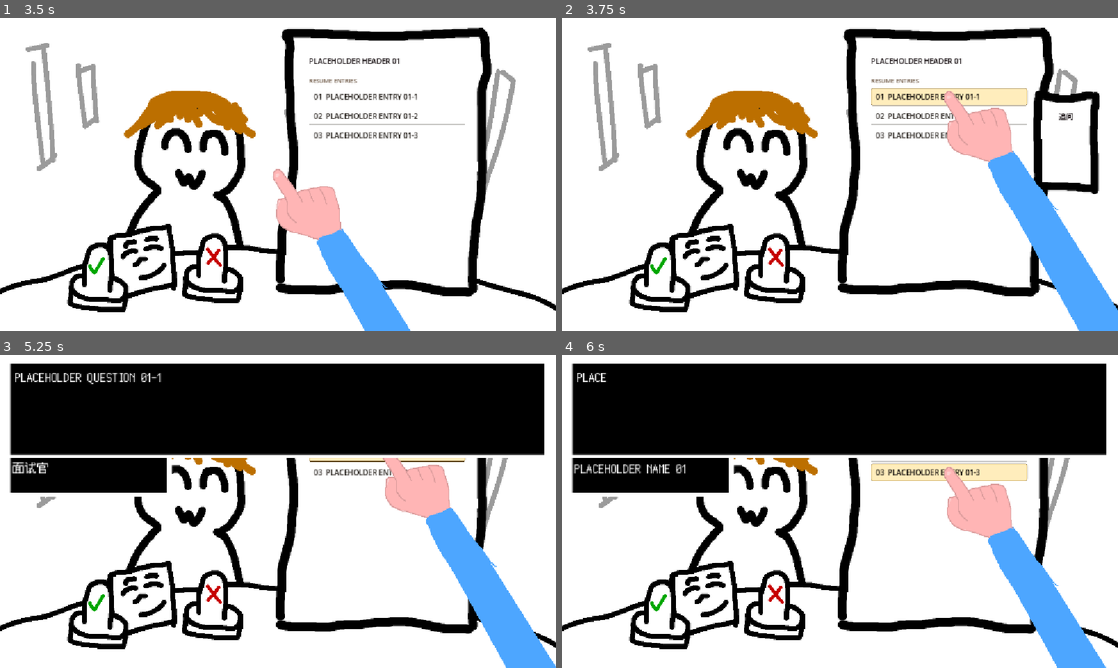
Above: before the commit, frames 1-4 (two rows, left to right).
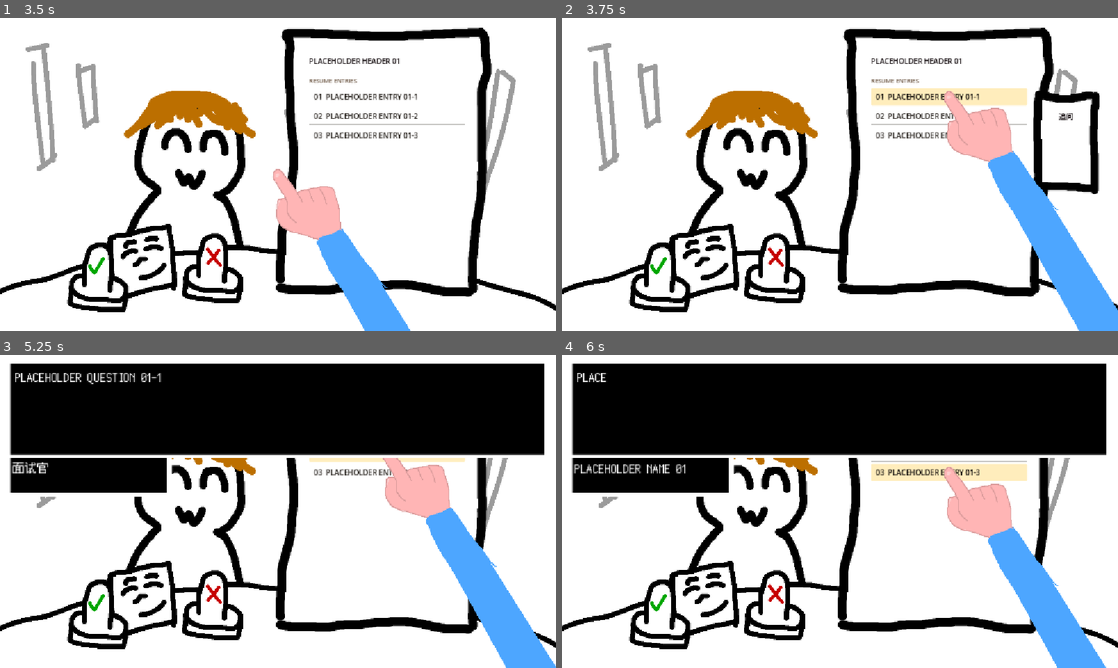
Above: after the commit, the same moments.

Repository: Dilute-l/projectYuusha
Game: Godot game, scene res://scenes/menu/main_menu.tscn
Two runs of this game, one before a commit and one after it. Both use one fixed random seed, a clock stepped at 60 frames per second and the inputs below.
Inputs (mouse positions are in pixels of both pictures, inside the frame that each line leads up to):
- Up to frame 1 (3.5 s): click "开始游戏" at 0.5 s; click (278, 174) at 1.25 s; click (278, 174) at 2 s; click (278, 174) at 2.75 s
- Up to frame 2 (3.75 s): click "01 PLACEHOLDER ENTRY 01-1" at 3.5 s
- Up to frame 3 (5.25 s): click "追问" at 4.25 s; click "02 PLACEHOLDER ENTRY 01-2" at 5 s
- Up to frame 4 (6 s): click "03 PLACEHOLDER ENTRY 01-3" at 5.75 s

Frame 1 is identical in both runs. In frame 2, 0.2% of the frame differs, in the area x 55-84%, y 22-29%; in frame 3, 0.1%; in frame 4, 0.3%, in the area x 55-84%, y 34-41%.

Commit message:
回忆功能 & UI 微调 & 根据面试同意与否初始化队伍选择

Diff:
--- a/autoload/event_bus.gd
+++ b/autoload/event_bus.gd
@@ -28,6 +28,13 @@
 
 ## 玩家追问了简历上的某一条目（entry_index 为该候选人 resume 的下标）
 signal resume_entry_asked(candidate_id: StringName, entry_index: int)
+
+## 玩家在组队阶段「回忆」了面试时问过的某一条目。
+##
+## 和 resume_entry_asked 分开而不是复用：按钮是同一个、弹的菜单也是同一个，
+## 但两个阶段要做的事完全不同（面试=真的追问，组队=重播当时那段），
+## 各发各的信号之后，收信号的人不必再自己判断「现在是不是那个阶段」。
+signal resume_entry_recalled(candidate_id: StringName, entry_index: int)
 
 ## 对某位候选人给出录用判定
 signal verdict_issued(candidate_id: StringName, passed: bool)
--- a/autoload/game_state.gd
+++ b/autoload/game_state.gd
@@ -19,6 +19,12 @@
 
 ## 本日通过者（面试阶段累计，组队阶段的候选池）
 var passed_ids: Array[StringName] = []
+
+## 本日**追问过**的条目：candidate_id -> Array[int]（简历里的条目下标）。
+##
+## 本日过程量，不入存档 —— 和 passed_ids 一样，读档后按种子重放即可得到。
+## 组队阶段的「回忆」靠它判断哪几条当时问过：问过的才能点，没问过的选项变灰。
+var asked_entries: Dictionary = {}
 
 ## 当日战报（BATTLE_REPORT 阶段的演出数据，本日过程量，不入存档）
 var battle_report: BattleReport = null
@@ -54,6 +60,7 @@
 	current_candidates = []
 	current_team = []
 	passed_ids = []
+	asked_entries = {}
 	battle_report = null
 	# 当日出场名单来自 data/days/day_XX.tres（§6.1「候选人出场（写死）」）
 	load_day_candidates(run_state.day)
@@ -71,6 +78,7 @@
 	current_candidates = []
 	current_team = []
 	passed_ids = []
+	asked_entries = {}
 	battle_report = null
 	# 当日名单不进存档（§7：只存运行时状态），按存档里的天数重新从 data/days/ 取
 	load_day_candidates(run_state.day)
@@ -83,6 +91,7 @@
 	current_candidates = []
 	current_team = []
 	passed_ids = []
+	asked_entries = {}
 	battle_report = null
 
 # ---------------------------------------------------------------------------
@@ -129,6 +138,7 @@
 	current_candidates = []
 	current_team = []
 	passed_ids = []
+	asked_entries = {}
 	battle_report = null
 	# 换天即换名单：新的一天出场哪几个人由 data/days/day_XX.tres 决定
 	load_day_candidates(run_state.day)
@@ -209,6 +219,40 @@
 	var ids: Array[StringName] = []
 	ids.assign(passed_ids)
 	return ids
+
+
+# ---------------------------------------------------------------------------
+# 追问记录（本日过程量，不入存档）
+# ---------------------------------------------------------------------------
+
+
+## 记下「这一条被追问过了」。组队阶段的「回忆」靠它判断哪几条能点。
+##
+## 由 interview.gd 在**追问真的播出去之后**调用 —— 没播成的（json 缺失 / 阶段不对）
+## 不算问过，组队时那一条就该是灰的。
+func record_entry_asked(candidate_id: StringName, entry_index: int) -> void:
+	if candidate_id == &"" or entry_index < 0:
+		return
+	var indices: Array = asked_entries.get(candidate_id, [])
+	if indices.has(entry_index):
+		return
+	indices.append(entry_index)
+	asked_entries[candidate_id] = indices
+
+
+## 这一条当时问过没有
+func has_asked_entry(candidate_id: StringName, entry_index: int) -> bool:
+	var indices: Array = asked_entries.get(candidate_id, [])
+	return indices.has(entry_index)
+
+
+## 某位候选人当时问过的条目下标（升序；没问过返回空数组）
+func get_asked_entries(candidate_id: StringName) -> Array[int]:
+	var result: Array[int] = []
+	for index in asked_entries.get(candidate_id, []):
+		result.append(int(index))
+	result.sort()
+	return result
 
 # ---------------------------------------------------------------------------
 # 剧情 flag
--- a/data/dialogue.json
+++ b/data/dialogue.json
@@ -67,5 +67,8 @@
   ],
 	"team_not_full":[
 	{ "speaker_name": "面试官", "text": "队伍还没有组满……\n如果一定要就这样出发的话，就再点一次按钮吧。" }
+  ],
+	"team_over":[
+	{ "speaker_name": "面试官", "text": "带的人比名额多，这样是出不了门的。\n先从名单上划掉几位吧。" }
   ]
 }
--- a/scenes/common/typer.gd
+++ b/scenes/common/typer.gd
@@ -400,6 +400,18 @@
 	# 以及这一段的静音字符集合（动作语法 SILENT_CHAR）。
 	_silent_chars = _segment_silents.get(chosen, DEFAULT_SILENT_CHARS)
 	return true
+
+
+## 往**当前已装入**的那段对话后面追加一行（只影响这一次播放，不改任何文件）。
+##
+## 给「同一段对话，换个场合要多说一句」用：组队阶段的「回忆」就是
+## 「当时那份追问 json + 面试官一句自言自语」（见 team_builder.gd）。
+##
+## 行的字段与 JSON 里的行一致（speaker_name / text），所以追加进来的这一句
+## 与文件里那几句待遇完全相同：一样逐字显示、一样点一下才翻页。
+## 要在 load_dialogue() / load_dialogue_from() **之后**、play() **之前**调用。
+func append_line(speaker_name: String, text: String) -> void:
+	lines.append({ "speaker_name": speaker_name, "text": text })
 
 
 ## 复制一份行数组（保持 Array[Dictionary] 类型，元素为不可变字典，浅拷贝即可）
--- a/scenes/day/interview/interview.gd
+++ b/scenes/day/interview/interview.gd
@@ -211,6 +211,9 @@
 	# 一份 json = 一条追问的一段对话，所以 id 留空（取文件里的第一段）
 	if not _dialoguer.typer.load_dialogue_from(ask_path):
 		return
+	# 播成功才算「问过」：组队阶段的「回忆」照这份记录判断哪几条能点
+	# （阶段不对 / json 缺失都不该让那一条在组队时亮起来）。
+	GameState.record_entry_asked(candidate.id, entry_index)
 	_dialoguer.play()
 
 
--- a/scenes/day/interview/resume/resume.gd
+++ b/scenes/day/interview/resume/resume.gd
@@ -29,12 +29,19 @@
 ## 当前铺在纸上的那位候选人；null = 纸是空的
 var _candidate: CandidateResource = null
 
-## 点词条时是否弹出「追问」菜单。
-##
-## interview 里要弹（追问是面试的核心玩法）；team_builder 复用同一张简历，
-## 那边只是「翻一下看看」，不该冒出追问入口 —— 由调用方关掉（见 team_builder.gd）。
-## 默认 true = 保持 interview 现有的行为，谁要关谁自己关。
-@export var token_menu_enabled: bool = true
+## 点词条时弹出的菜单形态。
+##
+## 同一张简历被两个阶段共用，但「点词条」这件事在两边的意思是不同的：
+## 面试里是去**问**（追问），组队里是去**回顾**（回忆当时的追问）。
+## 所以形态由调用方声明，本控件照着摆 —— interview 保持默认，team_builder 改成 RECALL。
+enum EntryMenu {
+	HIDDEN,   ## 不弹菜单（拿去做纯展示时）
+	ASK,      ## 「追问」：每条都能问
+	RECALL,   ## 「回忆」：只有面试时**问过**的条目能点，没问过的置灰
+}
+
+## 点词条时弹什么菜单。默认 ASK = 保持面试现有的行为。
+@export var entry_menu: EntryMenu = EntryMenu.ASK
 
 
 func _ready() -> void:
@@ -137,38 +144,63 @@
 
 
 ## 点了某一条词条 → 在它旁边弹出菜单（§6.2 的第一步）。
-## 菜单里那个「追问」的后续见 _on_ask_requested。
+##
+## 摆出来的样子由 entry_menu 决定：面试是「追问」，组队是「回忆」（没问过的置灰）。
 func _on_token_selected(entry_index: int) -> void:
-	# 关掉追问入口的场合（team_builder）：点词条什么也不发生。
-	# 词条本身仍然可点、悬停高亮照旧，只是不弹菜单。
-	if not token_menu_enabled:
+	if entry_menu == EntryMenu.HIDDEN:
 		return
 	var token := _token_list.get_child(entry_index) as Control
 	if token == null or not token.visible:
 		return
-	_token_menu.open_for(token, entry_index)
-
-
-## 点了菜单里的「追问」→ 把「哪位候选人 + 第几条」广播出去（§5 的 resume_entry_asked）。
-##
-## 本控件**不播对话**：简历只负责显示与抛事件，台词由 interview.gd 去播。
-## 这不是洁癖 —— `resume.tscn` 在 `team_builder.tscn` 里也被复用（组队时要翻简历），
-## 那边根本没有 Dialoguer，所以这里不能去 `get_node("../Dialoguer")`。
+	# 文案与可用性都在这里定：菜单自己不知道现在是哪个阶段（它只是个控件）。
+	_token_menu.set_option_text(_option_text())
+	_token_menu.open_for(token, entry_index, _option_enabled(entry_index))
+
+
+## 菜单里那个选项当前该显示什么字
+func _option_text() -> String:
+	if entry_menu == EntryMenu.RECALL:
+		return "回忆"
+	return ResumeTokenMenu.DEFAULT_OPTION_TEXT
+
+
+## 这一条现在能不能点。
+##
+## 面试阶段都能问；组队阶段只有**当时真的问过**的才谈得上回忆 ——
+## 「问过没有」问 GameState（§2：运行时状态一律走 GameState，不写进 ResumeEntry，
+## 那是个被多个候选人共用的资源，往里写运行时状态会串味）。
+func _option_enabled(entry_index: int) -> bool:
+	if entry_menu != EntryMenu.RECALL:
+		return true
+	if _candidate == null:
+		return false
+	return GameState.has_asked_entry(_candidate.id, entry_index)
+
+
+## 选项被点。
+##
+## 本控件**不播对话**：简历只负责显示与抛事件，台词由所在阶段去播
+## （interview.gd 真的去问 / team_builder.gd 重播当时那段）。
+## 这不是洁癖 —— `resume.tscn` 在两个场景里被复用，team_builder 那边
+## 就算有 Dialoguer，播的也不是同一段东西，所以这里不能自己决定播什么。
 func _on_ask_requested(entry_index: int) -> void:
-	# 入口关掉时这里也不该有动作：菜单虽然弹不出来，但别留后门
-	if not token_menu_enabled:
+	if entry_menu == EntryMenu.HIDDEN:
 		return
 	# 先收菜单：菜单只有巴掌大，留着会和对话框叠在一起
 	_token_menu.close()
 
 	if _candidate == null:
-		push_warning("[Resume] 纸上没有候选人，追问无处可问")
+		push_warning("[Resume] 纸上没有候选人，这条无从问起")
 		return
 	if entry_index < 0 or entry_index >= _candidate.resume.size():
-		push_warning("[Resume] 追问的条目下标越界：%d（共 %d 条）" % [
+		push_warning("[Resume] 条目下标越界：%d（共 %d 条）" % [
 			entry_index, _candidate.resume.size()])
 		return
-	EventBus.resume_entry_asked.emit(_candidate.id, entry_index)
+	# 同一个按钮，两个阶段发两个信号：收信号的人不必再自己判断现在是哪个阶段。
+	if entry_menu == EntryMenu.RECALL:
+		EventBus.resume_entry_recalled.emit(_candidate.id, entry_index)
+	else:
+		EventBus.resume_entry_asked.emit(_candidate.id, entry_index)
 
 
 ## 菜单开着的时候：点菜单外面 = 收起，Esc = 收起。
--- a/scenes/day/interview/resume/resume_token_menu.gd
+++ b/scenes/day/interview/resume/resume_token_menu.gd
@@ -1,11 +1,13 @@
 class_name ResumeTokenMenu
 extends Control
 
-## 点开某一条简历词条后弹出的小菜单（ARCHITECTURE.md §4 / §6.2）。
+## 点开某一条简历词条后弹出的小菜单（ARCHITECTURE.md §4 / §6.2 / §10.7）。
 ##
-## 现在里面**只有一个「追问」按钮**：点了由 resume.gd 订阅后广播
-## `EventBus.resume_entry_asked`，真正的台词交给 interview.gd 从那一条的
-## 追问 json 里播（§10.7）。
+## 现在里面**只有一个选项按钮**：面试阶段它是「追问」，组队阶段它是「回忆」——
+## 文案由调用方设（`set_option_text()`），点下去抛的都是 `ask_requested`；
+## 「这一下到底是去问还是去回忆」由 resume.gd 按自己的模式分流
+## （见 resume.gd 的 `entry_menu` / `_on_ask_requested()`）。
+## 没问过的条目传 `enabled = false` 进来，按钮变灰且点不动。
 ##
 ## ── 画布适配 ─────────────────────────────────────────────────────────────
 ## 1) 面板**按纹理原生尺寸摆，不拉伸**。手绘边框拉变形会很难看；窗口缩放这件事
@@ -17,8 +19,11 @@
 ##    所以这条路径平时不会触发；但 tools/smoke_resume_menu.gd 用 SubViewport
 ##    自己造不同尺寸的画布，靠的就是它 —— 别删。
 
-## 「追问」被点击，由 resume.gd 订阅后广播 resume_entry_asked（§10.7）。
+## 选项按钮被点击（语义由 resume.gd 的 entry_menu 决定：追问 or 回忆）。
 signal ask_requested(entry_index: int)
+
+## 选项按钮的默认文案。面试阶段就是它；组队阶段会被 set_option_text() 改成「回忆」。
+const DEFAULT_OPTION_TEXT: String = "追问"
 
 ## 面板纹理的原生尺寸。换图要连下面 CONTENT_* 四个常量一起重新对
 ## （_ready() 里对不上会 push_warning）。
@@ -64,10 +69,22 @@
 			tex.get_size(), PANEL_SIZE])
 
 
-## 打开菜单并摆到 anchor（被点的那条词条）旁边
-func open_for(anchor: Control, index: int) -> void:
+## 换选项按钮的文案（面试 = 「追问」，组队 = 「回忆」）。入树前后调用都可以。
+func set_option_text(text: String) -> void:
+	if _ask_button == null:
+		return
+	_ask_button.text = text
+
+
+## 打开菜单并摆到 anchor（被点的那条词条）旁边。
+##
+## `enabled = false` 时选项变灰且点不动 —— 用于「这一条当时根本没问过，没什么可回忆的」。
+## 菜单**照常弹出来**（而不是干脆不弹）：玩家至少能看到「哦，这条我没问」。
+func open_for(anchor: Control, index: int, enabled: bool = true) -> void:
 	_anchor = anchor
 	entry_index = index
+	if _ask_button != null:
+		_ask_button.disabled = not enabled
 	visible = true
 	_reposition()
 
@@ -101,5 +118,8 @@
 
 
 func _on_ask_pressed() -> void:
+	# 置灰是**看得见**的那一层；这里再挡一次，免得将来有人绕过 disabled 直接 emit。
+	if _ask_button != null and _ask_button.disabled:
+		return
 	# 本控件只抛信号：收菜单、找 json、播对话都在订阅方（见 §10.7）。
 	ask_requested.emit(entry_index)
--- a/scenes/day/interview/resume/resume_token_menu.tscn
+++ b/scenes/day/interview/resume/resume_token_menu.tscn
@@ -48,8 +48,10 @@
 theme_override_colors/font_color = Color(0.09, 0.06, 0.07, 1)
 theme_override_colors/font_pressed_color = Color(0.09, 0.06, 0.07, 1)
 theme_override_colors/font_hover_color = Color(0.05, 0.04, 0.03, 1)
+theme_override_colors/font_disabled_color = Color(0.55, 0.52, 0.48, 1)
 theme_override_font_sizes/font_size = 15
 theme_override_styles/normal = ExtResource("3_norm")
 theme_override_styles/pressed = ExtResource("3_norm")
 theme_override_styles/hover = ExtResource("4_hover")
+theme_override_styles/disabled = ExtResource("3_norm")
 text = "追问"
--- a/scenes/day/team_builder/team_builder.gd
+++ b/scenes/day/team_builder/team_builder.gd
@@ -13,8 +13,10 @@
 ##   左键   → 在 GameState.current_team 里加上这一位；再点一次 = 从名单里去掉（撤销）
 ##   名额   → 能不能加由 scripts/core/team/team_validator.gd 判定（§0：规则不在表现层）
 ##
-## 「谁被录用了」是 GameState 的状态，不是 UI 的状态：本脚本只负责把名单同步给界面，
-## 以及把界面的两个信号翻译成状态变更。§6 那些数值 / 相性规则一条都不在这里。
+## 另外两件事（§12 / §10.7）：
+##
+##   初始名单 → 面试阶段选了「录用」的人**一开始就标好**（见 _seed_team_from_verdicts）
+##   回忆     → 点简历词条弹「回忆」：重播当时那段追问 + 面试官一句自言自语
 
 var _phase: int = DayPhase.Phase.DAY_BRIEFING
 
@@ -23,6 +25,12 @@
 @onready var _ui: TeamBuilderUI = get_node_or_null("TeamBuilderUI") as TeamBuilderUI
 @onready var _resume: Resume = get_node_or_null("Resume") as Resume
 @onready var _dialoguer: Dialoguer = get_node_or_null("Dialoguer") as Dialoguer
+
+## 「回忆」最后追加的那句自言自语。
+## 这是**场外补充**，不属于任何候选人、也不在 data/asks/ 那几份 json 里 ——
+## 那几份是「当时真的说了什么」，这一句是现在回头看时面试官的感慨，两回事。
+const RECALL_TAIL_SPEAKER: String = "面试官"
+const RECALL_TAIL_TEXT: String = "当时好像是这样追问的。"
 
 ## 「队伍没满，真的要走吗？」已经问过一次了 —— 再点一次就出发。
 ##
@@ -53,12 +61,19 @@
 	elif GameState.current_candidates.is_empty():
 		GameState.load_day_candidates()
 
-	# 这里是「翻简历」，不是「面试」：resume.tscn 被复用过来，但点词条不该冒出
-	# 「追问」菜单 —— 追问是面试阶段才有的动作（见 resume.gd 的 token_menu_enabled）。
-	# 也可以改成在 team_builder.tscn 的 Resume 实例上覆盖这个 export，写在代码里更不容易漏。
+	# 这里是「翻简历」，不是「面试」，但词条照样能点开菜单 —— 只是里面那一项
+	# 从「追问」变成「回忆」：重播面试时问过的那一条（没问过的置灰）。
+	# 见 resume.gd 的 entry_menu。
 	if _resume != null:
-		_resume.token_menu_enabled = false
-
+		_resume.entry_menu = Resume.EntryMenu.RECALL
+
+	# 接上「回忆」：点词条 → 菜单 → 回忆（resume.gd 广播，见 _on_resume_entry_recalled）
+	if not EventBus.resume_entry_recalled.is_connected(_on_resume_entry_recalled):
+		EventBus.resume_entry_recalled.connect(_on_resume_entry_recalled)
+
+	# **先播种再接线**：_wire_ui() 结尾会把队伍推给界面（_push_team_to_ui），
+	# 顺序反了的话界面拿到的还是空名单，玩家会看到一个「没人被录用」的组队界面。
+	_seed_team_from_verdicts()
 	_wire_ui()
 	_refresh()
 
@@ -103,6 +118,68 @@
 		return
 	_resume.set_candidate(null)
 	_resume.visible = false
+
+
+# ---------------------------------------------------------------------------
+# 初始名单：面试阶段选了「录用」的人
+# ---------------------------------------------------------------------------
+
+
+## 把面试阶段的通过者直接带进今天的队伍（§12）。
+##
+## 组队阶段要做的是「从通过者里调整出最终名额」，而不是让玩家凭记忆再点一遍 ——
+## 面试时按下的那个「录用」就是玩家的第一次筛选，这里把它接着用。
+##
+## 通过者可能**比名额多**：这时界面会把他们全标上，玩家去掉几位才能出发
+## （见 _on_confirm_pressed 的超员拦截）。这是有意的 —— 该由玩家决定留下谁。
+func _seed_team_from_verdicts() -> void:
+	# 已经有队伍就别覆盖：换阶段回来 / F6 重进不该把玩家刚调整好的名单冲掉
+	if not GameState.get_current_team().is_empty():
+		return
+	var passed := GameState.get_passed_ids()
+	if passed.is_empty():
+		return
+	GameState.set_current_team(passed)
+
+
+# ---------------------------------------------------------------------------
+# 回忆：重播面试时问过的那一条（§10.7）
+# ---------------------------------------------------------------------------
+
+
+## 玩家在组队阶段点了某一条的「回忆」。
+##
+## 播的内容 = **当时那份追问 json** + 面试官一句自言自语。
+## 追加那句走 Typer.append_line()：它只影响这一次播放，不动任何文件 ——
+## data/asks/ 那几份 json 里存的永远是「面试当时真正播的东西」。
+##
+## 这里**不校验「问过没有」**：菜单那层已经置灰了（resume.gd 的 _option_enabled），
+## 但万一有人绕过它发了信号，GameState 里没有记录就干脆不播，比播错强。
+func _on_resume_entry_recalled(candidate_id: StringName, entry_index: int) -> void:
+	if not GameState.has_asked_entry(candidate_id, entry_index):
+		push_warning("[TeamBuilder] %s 的第 %d 条没有追问记录，不播回忆" % [candidate_id, entry_index])
+		return
+	if _dialoguer == null:
+		push_error("[TeamBuilder] 找不到 Dialoguer，无法播出回忆")
+		return
+
+	var candidate := GameState.get_candidate(candidate_id)
+	if candidate == null or entry_index >= candidate.resume.size():
+		push_warning("[TeamBuilder] 回忆的条目找不到：%s[%d]" % [candidate_id, entry_index])
+		return
+	var entry: ResumeEntry = candidate.resume[entry_index]
+	if entry == null or entry.ask_path.strip_edges().is_empty():
+		push_warning("[TeamBuilder] 第 %d 条没有 ask_path，没有可回忆的内容" % entry_index)
+		return
+	if not FileAccess.file_exists(entry.ask_path):
+		push_error("[TeamBuilder] 追问 json 不存在：%s" % entry.ask_path)
+		return
+
+	# 一份 json = 一条追问，所以 id 留空（取文件里的第一段）
+	if not _dialoguer.typer.load_dialogue_from(entry.ask_path):
+		return
+	_dialoguer.typer.append_line(RECALL_TAIL_SPEAKER, RECALL_TAIL_TEXT)
+	_dialoguer.play()
 
 
 # ---------------------------------------------------------------------------
@@ -171,19 +248,31 @@
 
 ## 玩家点了「组队完成」。
 ##
+##   队伍**超员**   → 拦住，播 team_over 提示先减人（**不是**提醒一次就放行）
 ##   队伍**已满**   → 立刻出发
 ##   队伍**没满**   → 先播 team_not_full 提醒，**再点一次**才出发（同主菜单退出按钮）
 ##   当天没有名额数据 → 也直接出发（数据没填是开发期问题，不该变成玩家的疑问）
 ##
-## 注意第二下的实际路径：提醒对话开着时，Dialoguer 会吃掉左键（dialoguer.gd 的 _input），
+## 注意「没满」那条第二下的实际路径：提醒对话开着时，Dialoguer 会吃掉左键（dialoguer.gd 的 _input），
 ## 所以玩家得先把这段对话点完收起来，那一下才会真的落到按钮上 —— 主菜单的退出按钮同理。
 func _on_confirm_pressed() -> void:
+	var slots := _today_slots()
+	var team := GameState.get_current_team()
+
+	# 超员是**硬拦**：多带的人没有名额，怎么点都出不去。
+	# 为什么会超：面试录用的比名额多时，一进组队就是超员状态（见 _seed_team_from_verdicts）。
+	if TeamValidator.is_over(team, slots):
+		_cancel_incomplete_confirm()
+		if not _play_dialogue("team_over"):
+			# 提示文案缺失也不能放行 —— 否则「超员」这个状态就白设了
+			push_warning("[TeamBuilder] 队伍超出名额 %d/%d，且 team_over 播不出来" % [team.size(), slots])
+		return
+
 	if _confirming_incomplete:
 		_depart()
 		return
 
-	var slots := _today_slots()
-	if not TeamValidator.has_quota(slots) or _is_team_full():
+	if not TeamValidator.has_quota(slots) or TeamValidator.is_full(team, slots):
 		_depart()
 		return
 
@@ -192,11 +281,6 @@
 		# 提醒文案缺失 / 没有对话框 —— 不能因此把玩家卡在这里
 		push_warning("[TeamBuilder] team_not_full 播不出来，直接出发")
 		_depart()
-
-
-## 今日队伍是否已满。判定在 TeamValidator（§0），这里只负责把数据凑齐。
-func _is_team_full() -> bool:
-	return TeamValidator.is_full(GameState.get_current_team(), _today_slots())
 
 
 ## 真的出发：报告本阶段结束，换阶段 / 换天 / 进结局由 day_loop 问 DayDirector 决定。
--- a/scripts/core/team/team_validator.gd
+++ b/scripts/core/team/team_validator.gd
@@ -38,6 +38,17 @@
 	return maxi(slots - team_ids.size(), 0)
 
 
+## **超出**名额了没有。比 is_full() 严格一格：刚好满（size == slots）不算超。
+##
+## 为什么会超：面试阶段「录用」的人可能比今天的名额多 —— 组队界面一开始就把他们
+## 全标上（§12 的「先带进来再调整」），于是开局就可能是超员状态。
+## 超员不是「提醒一下」而是**硬拦**：多带的人没有名额，不能就这么出发。
+static func is_over(team_ids: Array[StringName], slots: int) -> bool:
+	if not has_quota(slots):
+		return false
+	return team_ids.size() > slots
+
+
 ## 能不能把 candidate_id 加进这一队。
 ## 返回 { "ok": bool, "reason": StringName }，reason 取上面那四个常量。
 ##
--- a/tools/smoke_interview_ask.gd
+++ b/tools/smoke_interview_ask.gd
@@ -154,6 +154,12 @@
 	var name_label: Label = dialoguer.get_node_or_null("Name")
 	_check(name_label != null and name_label.text == "面试官", "说话人 Label 显示「面试官」")
 
+	# 播成功 = 这一条「问过了」：组队阶段的「回忆」就是照这份记录判断哪几条能点
+	_check(GameState.has_asked_entry(candidate.id, 0), "追问成功后记下了「这一条问过」")
+	_check(GameState.get_asked_entries(candidate.id) == [0],
+			"记录里是第 0 条（实际 %s）" % str(GameState.get_asked_entries(candidate.id)))
+	_check(not GameState.has_asked_entry(candidate.id, 1), "没问过的第 1 条仍然没有记录")
+
 	# ---- 点一下：本行显示完 ----
 	typer.skip_line()
 	await _settle()
@@ -219,7 +225,9 @@
 	_check(not dialoguer.visible, "越界的条目下标被忽略")
 
 	# ---- 档案忘配 ask_path：要拦住，而且不能拿上一份 json 顶包 ----
+	# 同时确认**没播成的追问不算「问过」** —— 否则组队里那条会亮起来，点开却什么也没有。
 	var saved := entry0.ask_path
+	var asked_before := GameState.get_asked_entries(candidate.id)
 	entry0.ask_path = ""
 	dialoguer.visible = false
 	EventBus.resume_entry_asked.emit(candidate.id, 0)
@@ -229,6 +237,8 @@
 	EventBus.resume_entry_asked.emit(candidate.id, 0)
 	await _settle()
 	_check(not dialoguer.visible, "ask_path 指向不存在的文件 → 不播")
+	_check(GameState.get_asked_entries(candidate.id) == asked_before,
+			"没播成的追问不记「问过」（记录仍是 %s）" % str(asked_before))
 	entry0.ask_path = saved
 
 
--- a/tools/smoke_team_builder.gd
+++ b/tools/smoke_team_builder.gd
@@ -252,6 +252,188 @@
 	# ---- 单条条目也能自己用（F6 / 复用） ----
 	_check(entries[0].name == "CandidateEntry1", "条目按顺序命名（%s）" % entries[0].name)
 
+	# 前面那两个实例先撤掉：下面要**重开一局**，留着它们会让两个 TeamBuilder
+	# 同时挂在新一天的信号上（同一次「回忆」被播两遍）。
+	builder.queue_free()
+	interview.queue_free()
+	await _settle()
+
+	# ---- 4~7. 新一天：初始名单 / 回忆 / 超员拦截 / 悬停样式 ----
+	await _check_new_day(vp)
+
+	# ---- 悬停高亮：只剩一个淡黄色矩形，没有描边 ----
+	_check_hover_style()
+
+
+## 新一天的玩法（§12 / §10.7）：初始名单、回忆、超员拦截。
+func _check_new_day(vp: SubViewport) -> void:
+	GameState.start_new_run(20261011)
+	GameState.set_phase(DayPhase.Phase.TEAM_BUILD)
+	var candidates := GameState.current_candidates
+	_check(candidates.size() >= 2, "重开一局后名单至少 2 位（实际 %d）" % candidates.size())
+	if candidates.size() < 2:
+		return
+
+	# 面试阶段：录用第 1 位、拒绝第 2 位
+	GameState.issue_verdict(candidates[0].id, true)
+	GameState.issue_verdict(candidates[1].id, false)
+
+	var builder := TEAM_BUILDER_SCENE.instantiate()
+	vp.add_child(builder)
+	await _settle()
+
+	var ui: TeamBuilderUI = builder.get_node_or_null("TeamBuilderUI")
+	var resume: Resume = builder.get_node_or_null("Resume")
+	_check(ui != null and resume != null, "新一天的组队场景里有 UI 与简历")
+	if ui == null or resume == null:
+		return
+
+	# ---- 4. 初始名单 = 面试阶段「录用」的人 ----
+	var team := GameState.get_current_team()
+	_check(team.size() == 1 and team[0] == candidates[0].id,
+			"开场队伍 = 面试录用的人（实际 %s）" % str(team))
+	var entries := ui.entries()
+	_check(entries[0].is_hired(), "被录用的那位一开始就画着标记")
+	_check(not entries[1].is_hired(), "被拒的那位没有标记")
+	_check(ui.hired_count() == 1, "hired_count() = 1（实际 %d）" % ui.hired_count())
+
+	# ---- 5. 回忆 ----
+	await _check_recall(builder, resume, entries, candidates)
+
+	# ---- 6. 超员：拦住，不让出发 ----
+	await _check_over_quota_guard(builder, candidates)
+
+
+## 回忆：菜单文案变「回忆」，没问过的置灰，问过的重播当时那段 + 一句自言自语。
+func _check_recall(
+	builder: Node,
+	resume: Resume,
+	entries: Array[CandidateEntry],
+	candidates: Array[CandidateResource]
+) -> void:
+	var list: VBoxContainer = resume.get_node("Paper/Rows/TokenList")
+	var menu: ResumeTokenMenu = resume.get_node("TokenMenu")
+	var dialoguer: Dialoguer = builder.get_node_or_null("Dialoguer")
+	_check(resume.entry_menu == Resume.EntryMenu.RECALL, "组队里的简历是「回忆」模式")
+	_check(menu != null and dialoguer != null, "组队场景里有词条菜单与对话框")
+	if menu == null or dialoguer == null:
+		return
+
+	var ask: Button = menu.get_node("Options/OptionList/AskButton")
+	entries[0].mouse_entered.emit()
+	await _settle()
+	_check(resume.get_candidate() == candidates[0], "悬停后简历铺的是这一位")
+
+	var token: Control = list.get_child(0)
+	token.emit_signal("pressed")
+	await _settle()
+	_check(menu.is_open(), "组队里点词条 → 菜单照样打开")
+	_check(ask.text == "回忆", "选项文案是「回忆」（实际「%s」）" % ask.text)
+
+	# 这一条没问过 → 置灰
+	_check(not GameState.has_asked_entry(candidates[0].id, 0), "前提：这一条还没问过")
+	_check(ask.disabled, "没问过的条目，选项是灰的")
+	var recalled: Array = []
+	var spy := func(cid: StringName, i: int) -> void: recalled.append([cid, i])
+	EventBus.resume_entry_recalled.connect(spy)
+	ask.pressed.emit()
+	await _settle()
+	_check(recalled.is_empty(), "置灰的选项点了也没反应")
+
+	# 面试时问过这一条 → 亮起来
+	GameState.record_entry_asked(candidates[0].id, 0)
+	token.emit_signal("pressed")
+	await _settle()
+	_check(not ask.disabled, "问过的条目，选项可以点")
+	ask.pressed.emit()
+	await _settle()
+	EventBus.resume_entry_recalled.disconnect(spy)
+	_check(recalled == [[candidates[0].id, 0]],
+			"点「回忆」广播了 resume_entry_recalled（实际 %s）" % str(recalled))
+
+	# 播的内容 = 当时那份 json + 一句自言自语
+	var expect := _read_ask(candidates[0].resume[0].ask_path)
+	_check(dialoguer.visible, "回忆把对话框叫起来了")
+	_check(dialoguer.typer.lines.size() == expect.size() + 1,
+			"回忆的行数 = 当时那份 json + 1 句（%d + 1，实际 %d）" % [
+				expect.size(), dialoguer.typer.lines.size()])
+	if dialoguer.typer.lines.size() != expect.size() + 1:
+		return
+	var matched := true
+	for i in expect.size():
+		if String(dialoguer.typer.lines[i].get("text", "")) != String(expect[i].get("text", "")):
+			matched = false
+	_check(matched, "回忆的前几行 = 当时那份 json 的内容")
+	var tail: Dictionary = dialoguer.typer.lines[expect.size()]
+	_check(String(tail.get("speaker_name", "")) == "面试官"
+			and String(tail.get("text", "")) == "当时好像是这样追问的。",
+			"最后追加的是面试官那句自言自语（实际「%s：%s」）" % [
+				tail.get("speaker_name", ""), tail.get("text", "")])
+
+
+## 超员时不许出发（§12）；减到名额以内立刻就能走。
+func _check_over_quota_guard(builder: Node, candidates: Array[CandidateResource]) -> void:
+	var config := DataDB.get_day_config(GameState.get_day())
+	var slots: int = config.slots if config != null else 0
+	_check(slots > 0, "当天有名额数据（超员的前提，slots=%d）" % slots)
+	var confirm: Button = builder.get_node_or_null("Confirm")
+	_check(confirm != null, "组队场景里有「组队完成」按钮")
+	if slots <= 0 or confirm == null:
+		return
+
+	var departed: Array[int] = []
+	builder.phase_finished.connect(func() -> void: departed.append(1))
+
+	# 把队伍撑到 slots + 1（这里只关心条数，多出来的那位借第一位的 id 凑数）
+	var over: Array[StringName] = []
+	for i in slots + 1:
+		over.append(candidates[i % candidates.size()].id)
+	GameState.set_current_team(over)
+	_check(TeamValidator.is_over(over, slots),
+			"TeamValidator.is_over 认得超员（%d > %d）" % [over.size(), slots])
+
+	confirm.pressed.emit()
+	await _settle()
+	_check(departed.is_empty(), "队员超过名额 → 点「组队完成」出不去（连点两次也没用）")
+	confirm.pressed.emit()
+	await _settle()
+	_check(departed.is_empty(), "再点一次仍然出不去")
+
+	# 减到名额以内 → 立刻出发（证明拦的只是超员，不是把正常路也堵了）
+	var legal: Array[StringName] = []
+	for i in mini(slots, candidates.size()):
+		legal.append(candidates[i].id)
+	GameState.set_current_team(legal)
+	await _settle()
+	confirm.pressed.emit()
+	await _settle()
+	_check(departed.size() == 1, "减到名额以内后点一下就能出发")
+
+
+## 悬停高亮 = 只有一个淡黄色矩形，没有描边。
+## 直接量 StyleBox（不截图）：换个 .tres 就会在这儿响，不依赖渲染结果。
+func _check_hover_style() -> void:
+	var hover := load("res://ui/styles/resume_token_hover.tres") as StyleBoxFlat
+	_check(hover != null, "词条的悬停样式能加载")
+	if hover == null:
+		return
+	_check(hover.draw_center and hover.bg_color.a > 0.0,
+			"悬停画的是底色矩形（bg=%.2f,%.2f,%.2f a=%.2f）" % [
+				hover.bg_color.r, hover.bg_color.g, hover.bg_color.b, hover.bg_color.a])
+	var border := hover.border_width_left + hover.border_width_top \
+			+ hover.border_width_right + hover.border_width_bottom
+	_check(border == 0, "悬停不再描边（四边线宽合计 %d）" % border)
+
+
+## 读一份追问 json 的行数组（读不出来返回空数组）
+func _read_ask(path: String) -> Array:
+	var file := FileAccess.open(path, FileAccess.READ)
+	if file == null:
+		return []
+	var parsed: Variant = JSON.parse_string(file.get_as_text())
+	file.close()
+	return parsed if parsed is Array else []
+
 
 ## 数据里**每一位**候选人都得拼得出一张「有内容、且人在圆正中」的头像。
 ## 矮人的三顶帽子身量差一倍、精灵的耳朵横着伸出画布，这条就是防它们被取景切坏的锁。
--- a/ui/styles/resume_token_hover.tres
+++ b/ui/styles/resume_token_hover.tres
@@ -6,11 +6,6 @@
 content_margin_right = 10.0
 content_margin_bottom = 7.0
 bg_color = Color(1, 0.843, 0.42, 0.45)
-border_width_left = 1
-border_width_top = 1
-border_width_right = 1
-border_width_bottom = 1
-border_color = Color(0.35, 0.25, 0.09, 0.9)
 corner_radius_top_left = 3
 corner_radius_top_right = 3
 corner_radius_bottom_right = 3
Not shown, changed: ARCHITECTURE.md
